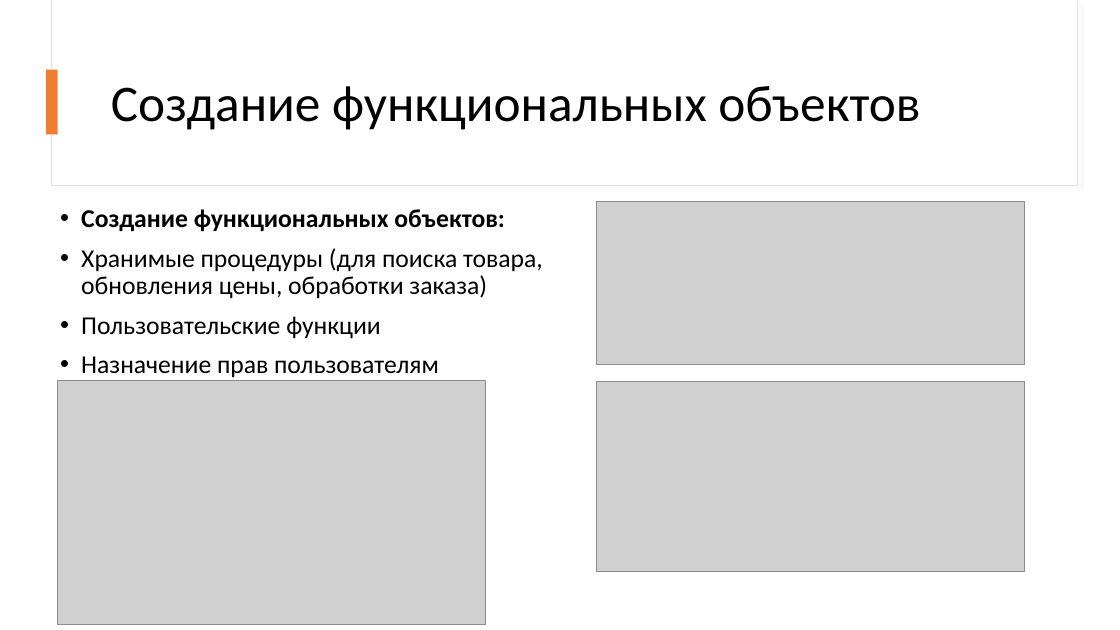
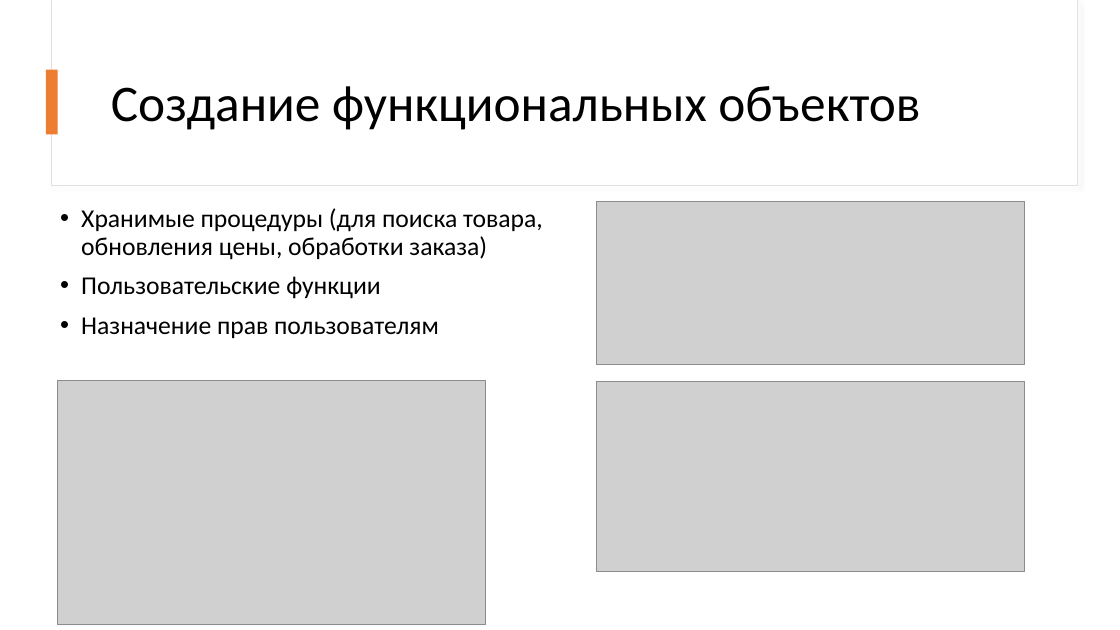
Before and after one commit to GENADEVICH/Kursach, a slide deck: slide 8 of Колосов К.А.pptx. Drawn at 1120x630 pixels with LibreOffice and Linux fonts; fonts in the diff are those of the drawing; grey boxes stand for pictures. Boxes give left, top, right and bottom in pixels: in the first picture for what was removed or moved away, otherwise in the second. Text is boxed around its words. In the diff, an @@ line names an element or a change of style, - is before the commit and + after.

```diff
--- a/Колосов К.А.pptx
+++ b/Колосов К.А.pptx
@@ text at (81,209,505,231): paragraph removed @@
-• Создание функциональных объектов:
```
Also in this commit, not shown: 1 other file.
